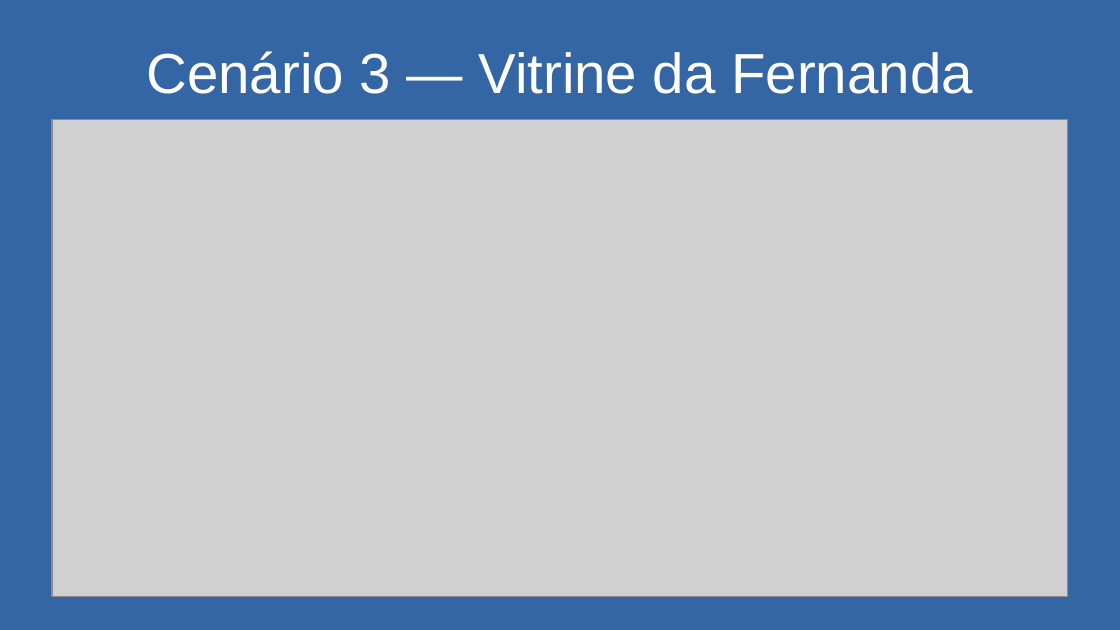
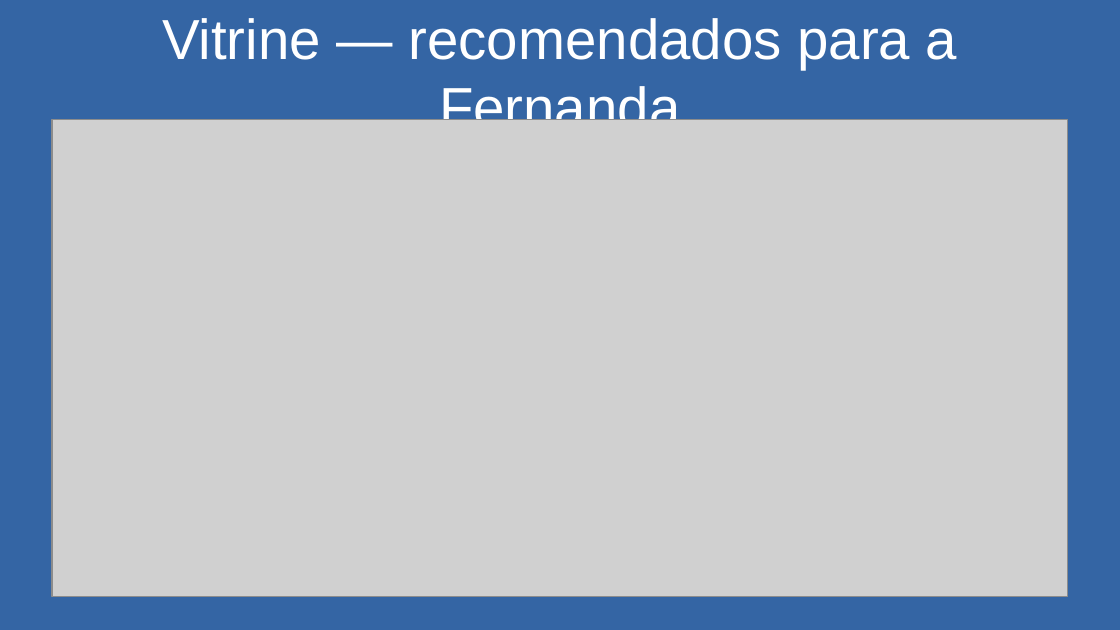
Before and after one commit to matheuskkg/les, a slide deck: slide 57 of docs/entregas/pptxs/24-11/24-11.pptx (slide 48 before the commit). Drawn at 1120x630 pixels with LibreOffice and Linux fonts; fonts in the diff are those of the drawing; grey boxes stand for pictures. Boxes give left, top, right and bottom in pixels: in the first picture for what was removed or moved away, otherwise in the second. Text is boxed around its words. In the diff, an @@ line names an element or a change of style, - is before the commit and + after.

```diff
--- a/docs/entregas/pptxs/24-11/24-11.pptx
+++ b/docs/entregas/pptxs/24-11/24-11.pptx
@@ text at [162,18,957,137]: text changed @@
-Cenário 3 — Vitrine da Fernanda
+Vitrine — recomendados para a Fernanda
```
Also in this commit, not shown: 11 other slides changed, 12 slides added, 4 slides removed.
